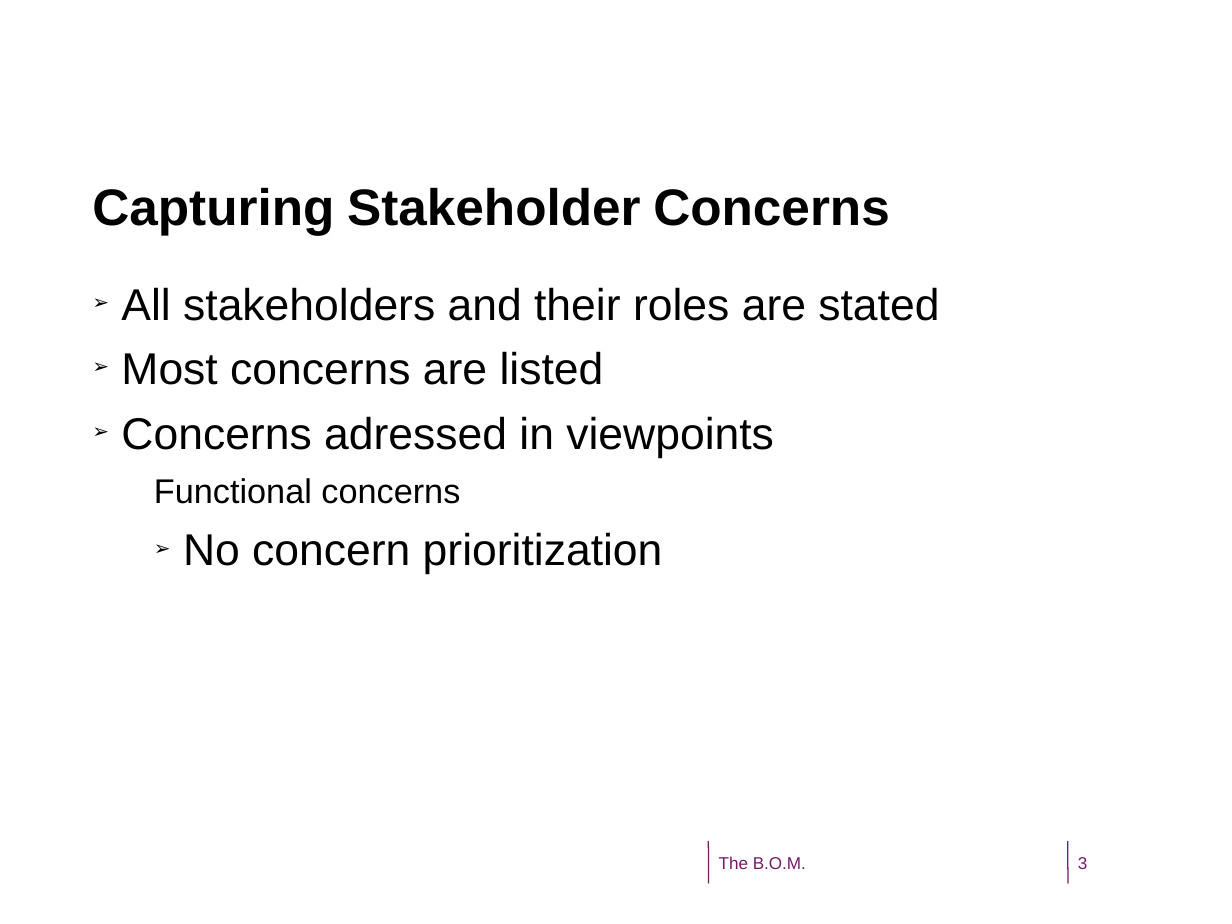
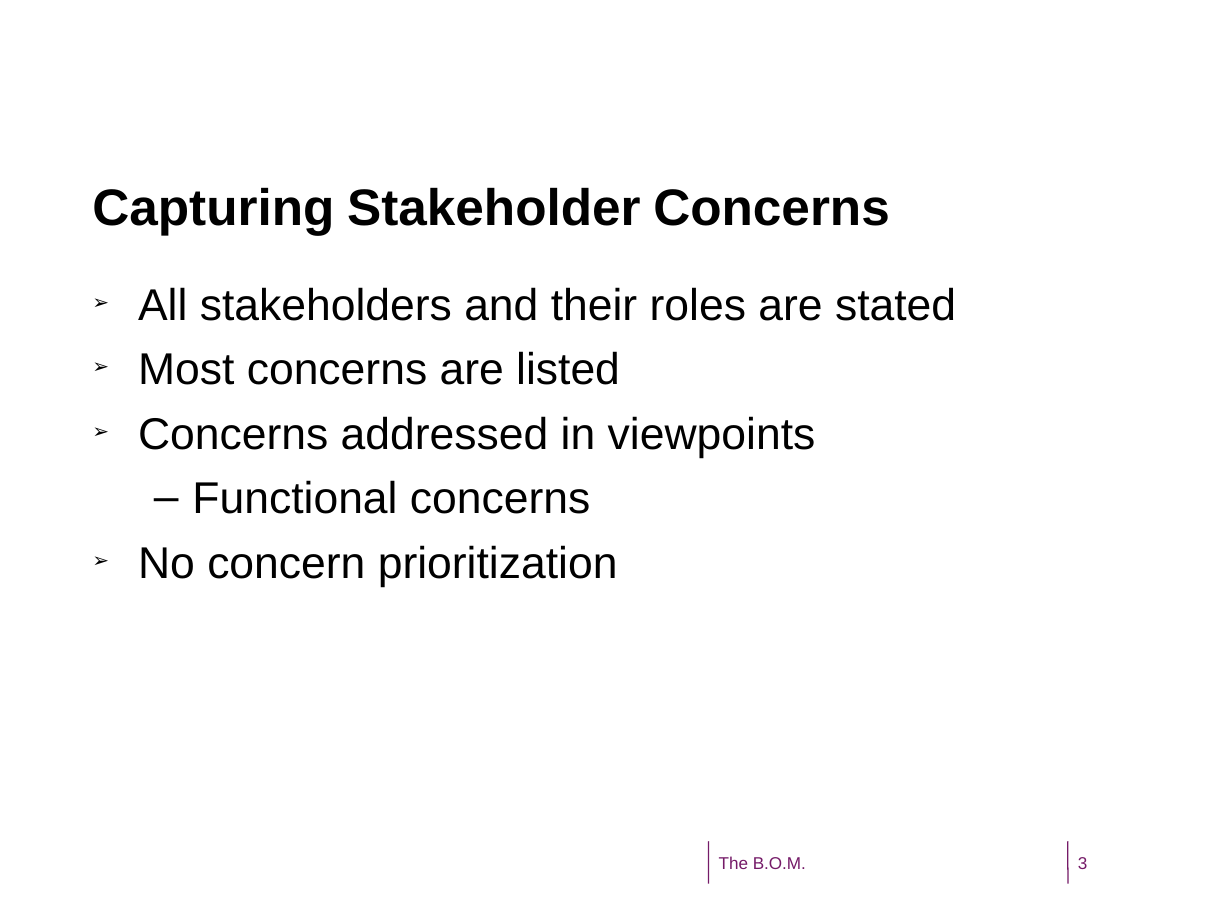
Before and after one commit to CindyBerghuizen/BallOfMud, a slide deck: slide 3 of Assignment 3/SoftwareArchtectureWeek6Presentation_v2.odp. Drawn at 1232x924 pixels with LibreOffice and Linux fonts; fonts in the diff are those of the drawing; background and template pictures are left out. Boxes give left, top, right and bottom in pixels: in the first picture for what was removed or moved away, otherwise in the second. Text is boxed around its words. In the diff, an @@ line names an element or a change of style, - is before the commit and + after.

```diff
--- a/Assignment 3/SoftwareArchtectureWeek6Presentation_v2.odp
+++ b/Assignment 3/SoftwareArchtectureWeek6Presentation_v2.odp
@@ text "Capturing Stakeholder Concerns" rewrapped from [92, 175, 1088, 288] to [92, 187, 890, 235] @@
@@ text "All stakeholders and their roles ...": place and size @@
-text "All stakeholders and their roles ..." at [92, 276, 1088, 728]
+text "All stakeholders and their roles ..." at [138, 287, 956, 587]
@@ text at [138, 287, 956, 587]: size 20 to 26 pt in "Functional concerns"; indent changed; bullet none to – @@
@@ text at [138, 416, 816, 458]: text changed @@
-➢ Concerns adressed in viewpoints
+➢ Concerns addressed in viewpoints
```
Also in this commit, not shown: 8 other slides changed.
